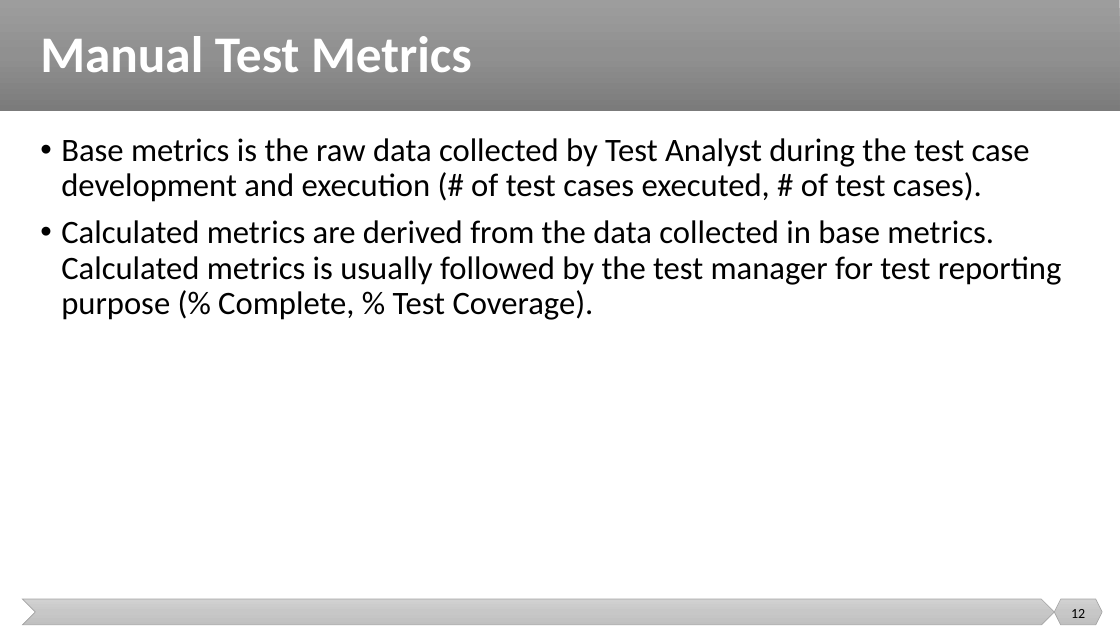
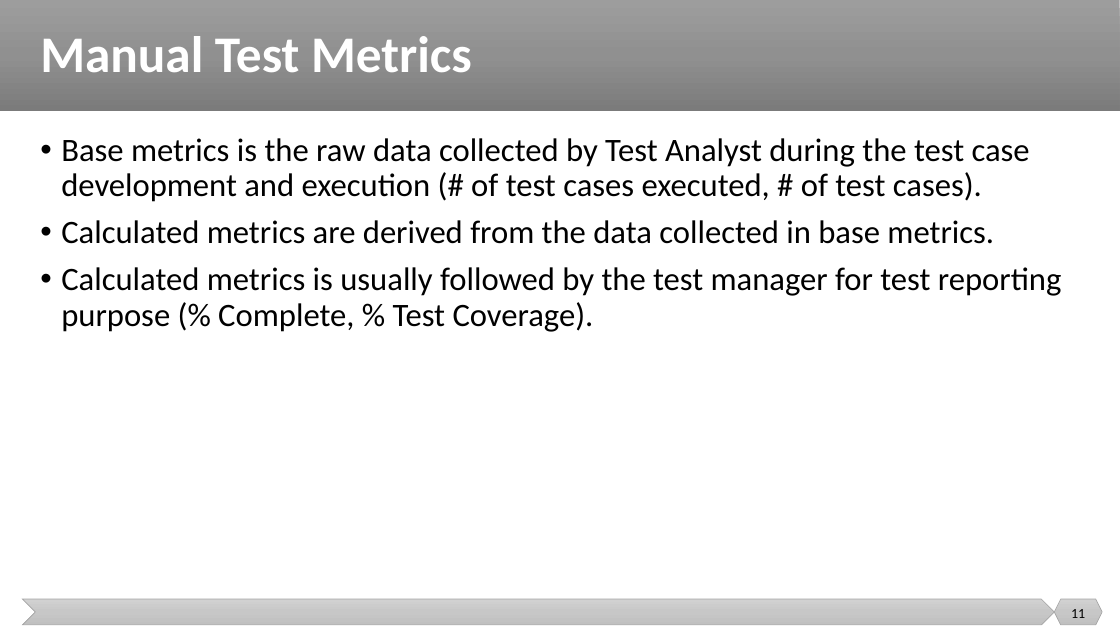
Before and after one commit to malenezi/malenezi, a slide deck: slide 11 of SE401/Lectures/9-Testing Metrics and Tools/Testing Metrics and Tools.pptx (slide 12 before the commit). Drawn at 1120x630 pixels with LibreOffice and Linux fonts; fonts in the diff are those of the drawing. Boxes give left, top, right and bottom in pixels: in the first picture for what was removed or moved away, otherwise in the second. Text is boxed around its words. In the diff, an @@ line names an element or a change of style, - is before the commit and + after.

```diff
--- a/SE401/Lectures/9-Testing Metrics and Tools/Testing Metrics and Tools.pptx
+++ b/SE401/Lectures/9-Testing Metrics and Tools/Testing Metrics and Tools.pptx
@@ text at (61,220,1062,332): text changed @@
-• Calculated metrics are derived from the data collected in base metrics. Calculated metrics is usually followed by the test manager for test reporting purpose (% Complete, % Test Coverage).
+• Calculated metrics are derived from the data collected in base metrics.
+• Calculated metrics is usually followed by the test manager for test reporting purpose (% Complete, % Test Coverage).
@@ page number at (1071,609,1085,618): text changed @@
-12
+11
```
Also in this commit, not shown: 37 other slides changed, 6 slides added, 3 slides removed.
